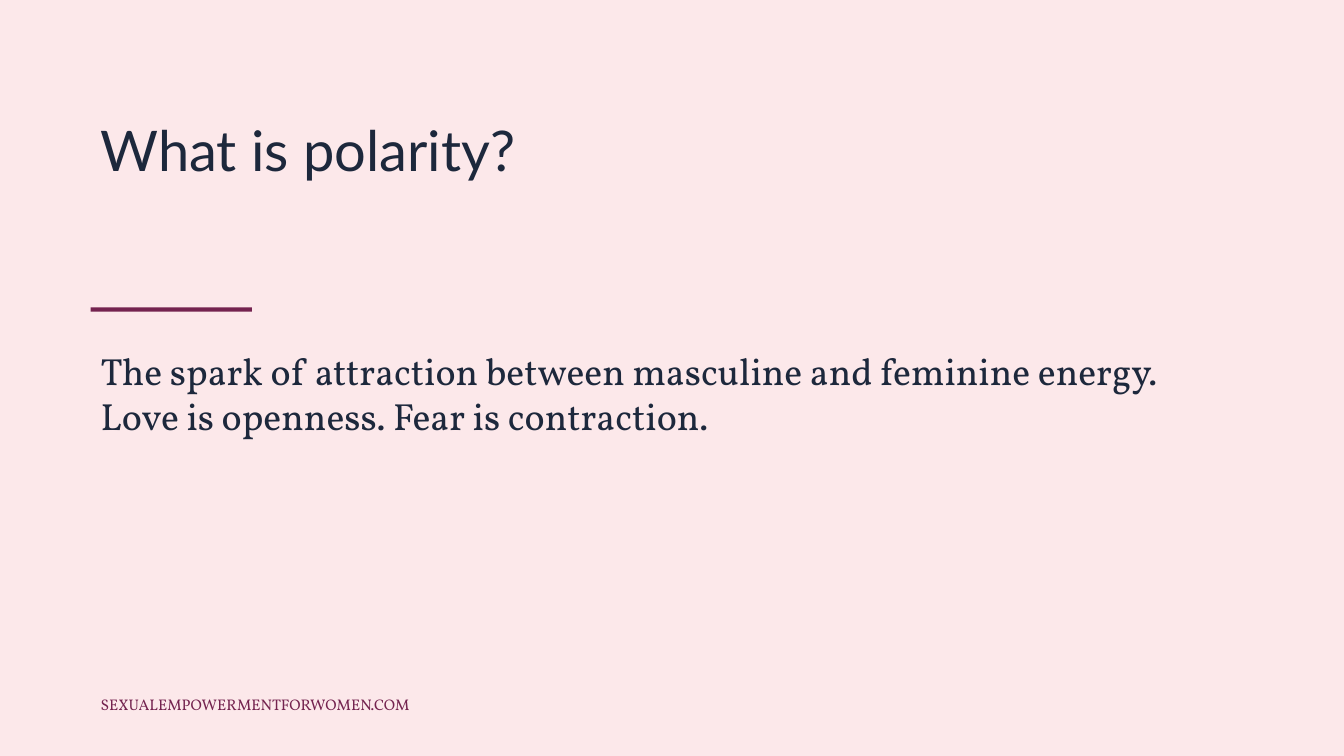
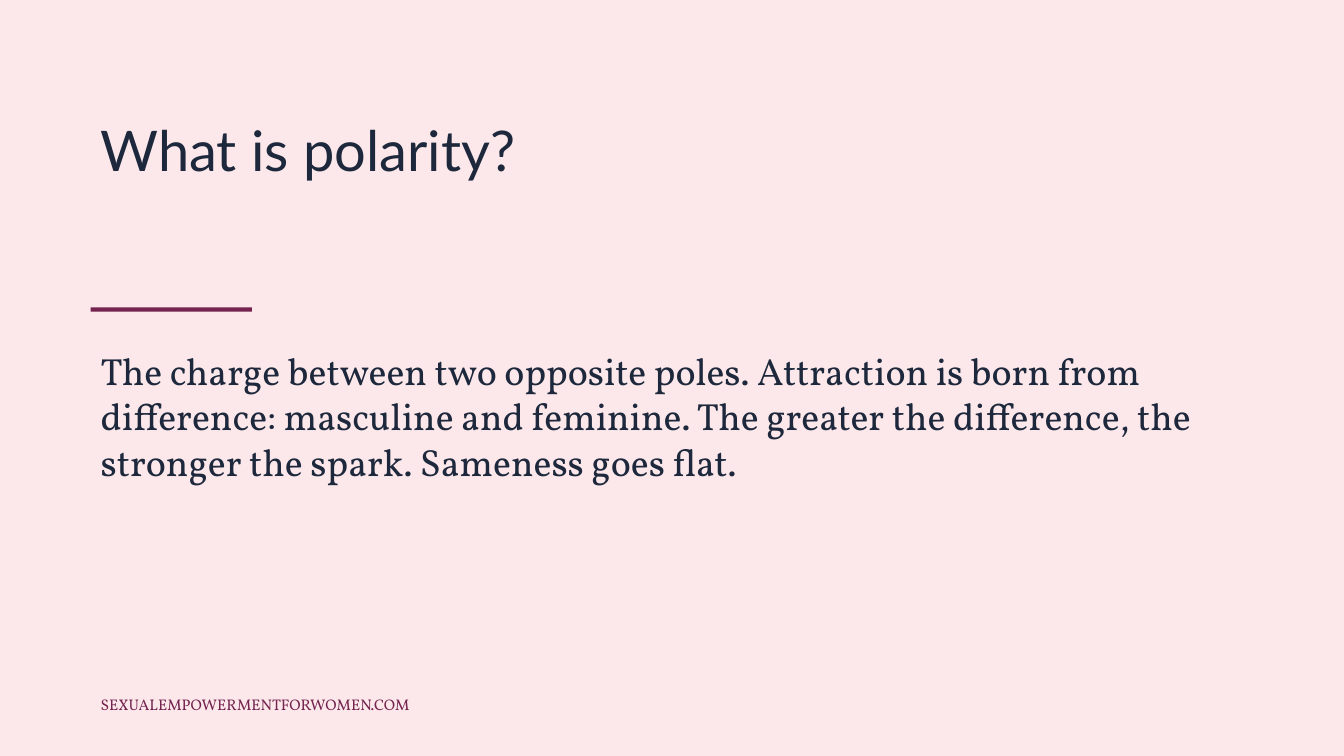
Before and after one commit to tarisha-starr/GitHub-folder, a slide deck: slide 2 of content/sessions/slides/Polarity-and-Attraction.pptx. Drawn at 1344x756 pixels with LibreOffice and Linux fonts; fonts in the diff are those of the drawing. Boxes give left, top, right and bottom in pixels: in the first picture for what was removed or moved away, otherwise in the second. Text is boxed around its words. In the diff, an @@ line names an element or a change of style, - is before the commit and + after.

```diff
--- a/content/sessions/slides/Polarity-and-Attraction.pptx
+++ b/content/sessions/slides/Polarity-and-Attraction.pptx
@@ text at <box>101,358,1191,486</box>: text changed @@
-The spark of attraction between masculine and feminine energy. Love is openness. Fear is contraction.
+The charge between two opposite poles. Attraction is born from difference: masculine and feminine. The greater the difference, the stronger the spark. Sameness goes flat.
```
Also in this commit, not shown: 2 other slides changed, 2 slides added, 3 other files.
